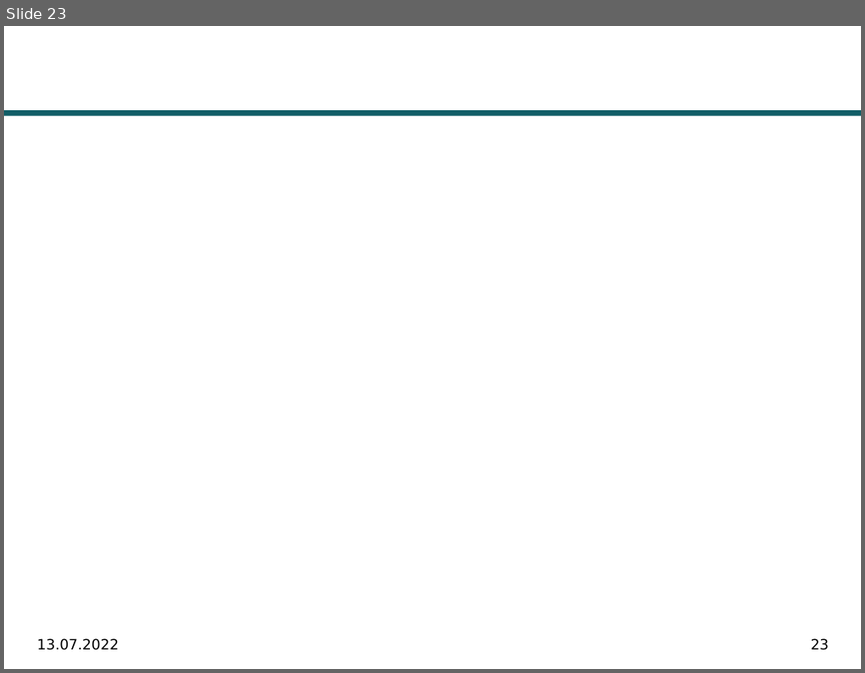
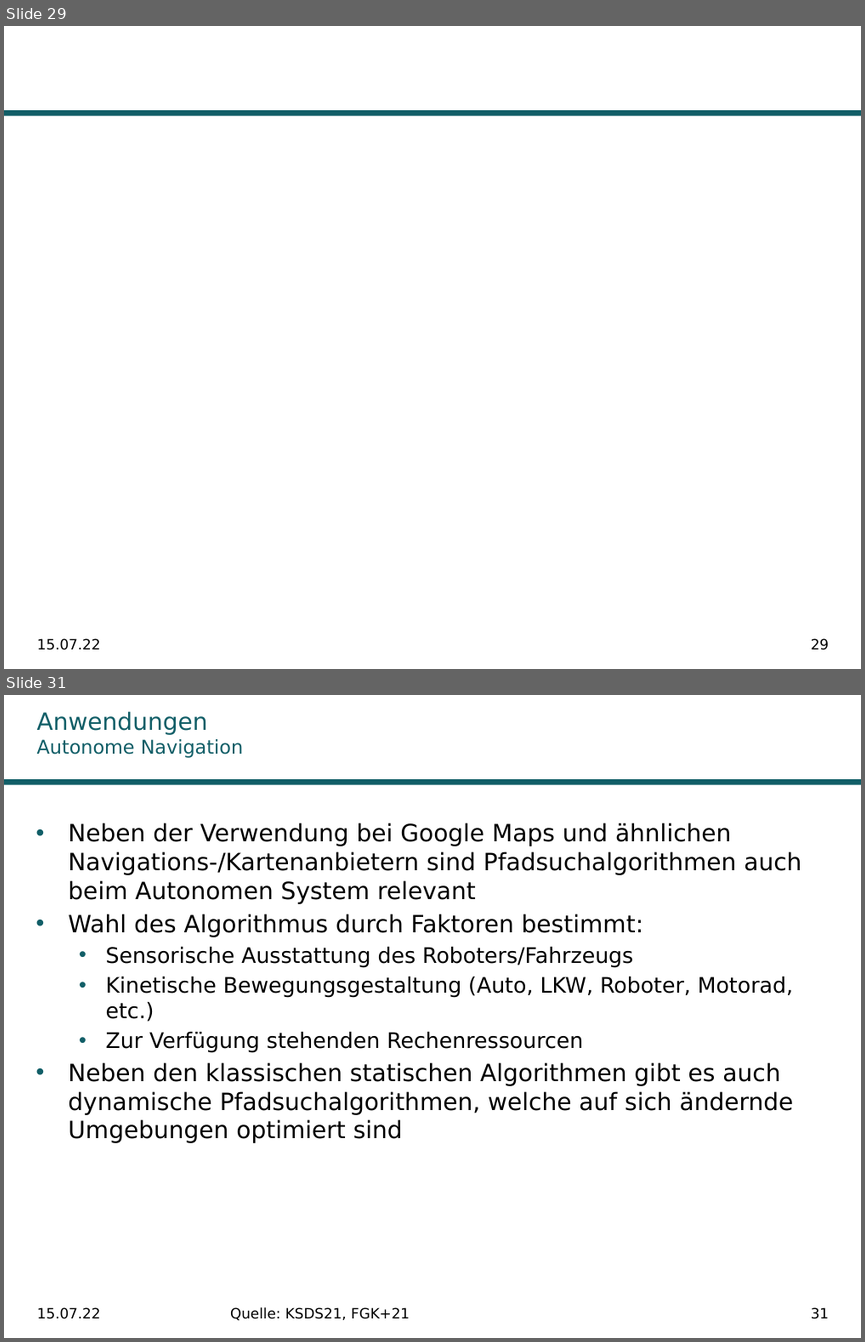
Before and after one commit to SalihMezraoui/PathPlanning-Algorithms, a slide deck: Praesentation/Praesentation_WissArb_SS22.pptx. Shown one above the other, each under a label of ours: slide 23 before the commit, slides 29 and 31 after it; the slides between them are not shown. The pictures are 865x673 and 865x1342 pixels, drawn with LibreOffice and Linux fonts; fonts in the diff are those of the drawing; background and template pictures are left out. Boxes give left, top, right and bottom in pixels: in the first picture for what was removed or moved away, otherwise in the second. Text is boxed around its words. In the diff, an @@ line names an element or a change of style, - is before the commit and + after.

```diff
--- a/Praesentation/Praesentation_WissArb_SS22.pptx
+++ b/Praesentation/Praesentation_WissArb_SS22.pptx
@@ slide 31 added at (4, 695, 861, 1338), background #FFFFFF; not listed: 1 template element that a slide beside it also shows @@
@@ title added at (37, 711, 243, 758), 16 pt, text #115E67 @@
+Anwendungen
+Autonome Navigation
@@ text added at (68, 823, 801, 1143), 20 pt, text #000000 @@
+• Neben der Verwendung bei Google Maps und ähnlichen Navigations-/Kartenanbietern sind Pfadsuchalgorithmen auch beim Autonomen System relevant
+• Wahl des Algorithmus durch Faktoren bestimmt:
+  • Sensorische Ausstattung des Roboters/Fahrzeugs
+  • Kinetische Bewegungsgestaltung (Auto, LKW, Roboter, Motorad, etc.)
+  • Zur Verfügung stehenden Rechenressourcen
+• Neben den klassischen statischen Algorithmen gibt es auch dynamische Pfadsuchalgorithmen, welche auf sich ändernde Umgebungen optimiert sind
@@ text added at (37, 1307, 101, 1319), 12 pt, text #000000 @@
+15.07.22
@@ text added at (230, 1307, 409, 1320), 12 pt, text #000000 @@
+Quelle: KSDS21, FGK+21
@@ page number added at (811, 1307, 828, 1319), 12 pt, text #000000 @@
+31
@@ what was slide 23 is now slide 29 @@
@@ slide 29 changed as well @@
@@ text at (37, 638, 101, 650): text changed @@
-13.07.2022
+15.07.22
@@ page number at (811, 638, 828, 650): text changed @@
-23
+29
```
Also in this commit, not shown: 23 other slides changed, 8 other slides added, 4 other files.
